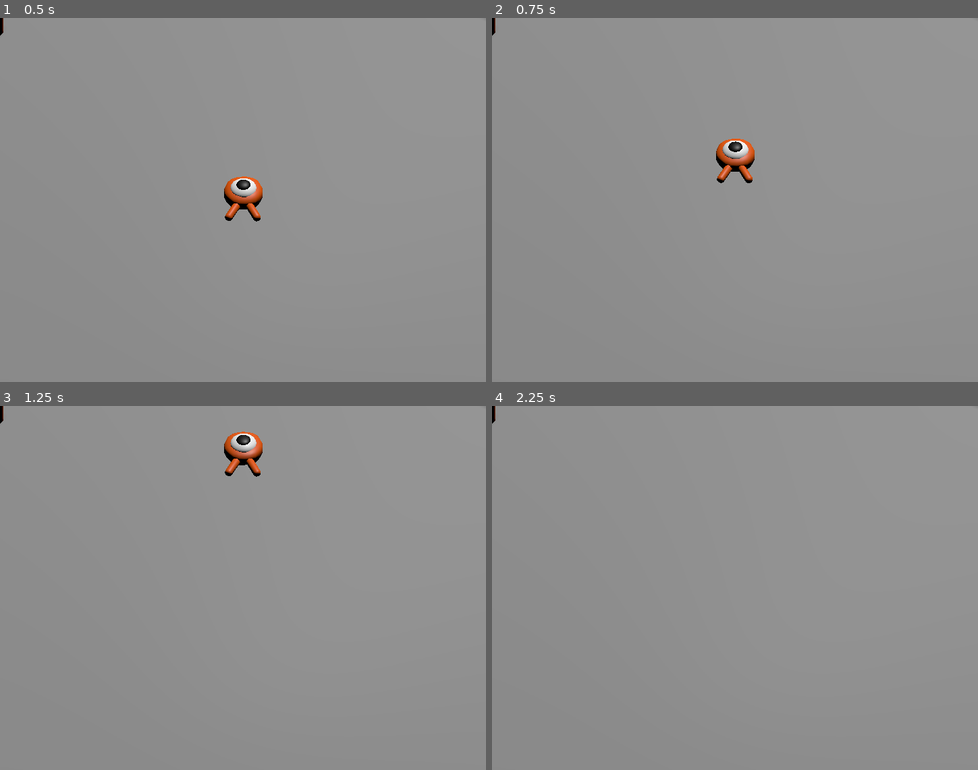
Above: before the commit, frames 1-4 (two rows, left to right).
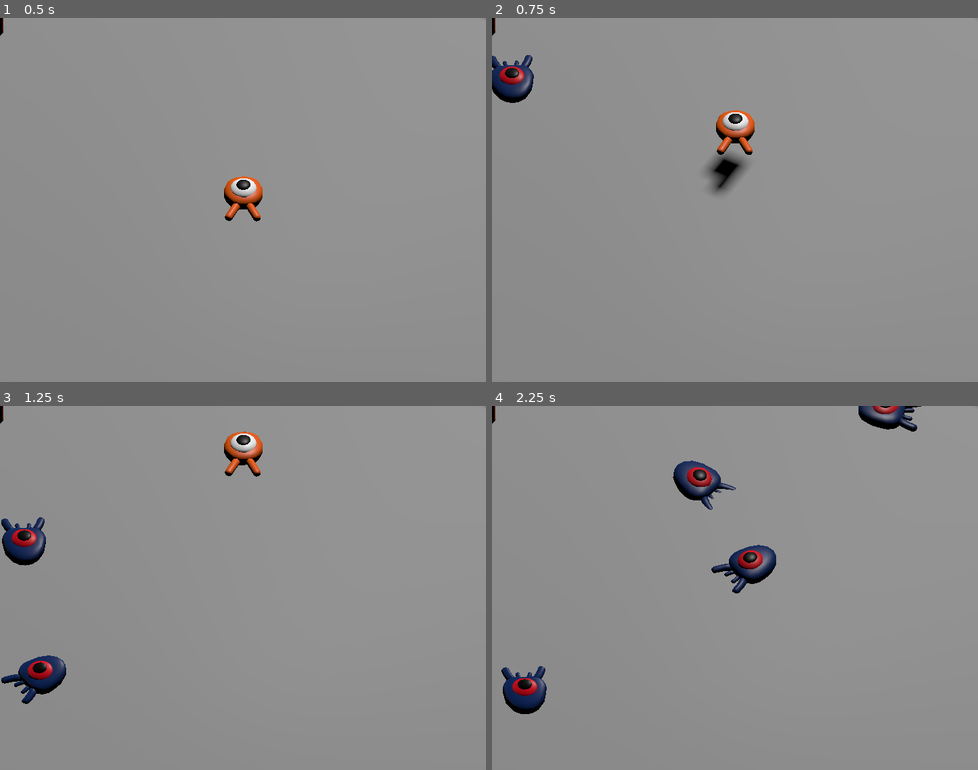
Above: after the commit, the same moments.

Repository: Ultrakevin-12/mi-primer-juego-3d
Game: Godot game, scene res://scenes/main.tscn
The game is run twice, just before and just after one commit, with the same random seed, the same clock (stepped at 60 frames per second) and the same inputs. Before the commit the project has no main scene; this scene is started directly in both runs.
Inputs:
- Up to frame 1 (0.5 s): no input
- Up to frame 2 (0.75 s): tap Enter at 0.5 s; hold W (move_forward) from 0.53 s (still down); tap Space (jump) at 0.6 s
- Up to frame 3 (1.25 s): keep holding W (move_forward); tap Space (jump) at 0.77, 1.07 s
- Up to frame 4 (2.25 s): tap Space (jump) at 1.35, 1.52, 1.82, 2.1 s; release W (move_forward) at 2.03 s; hold A (move_left) from 2.03 s (still down)

Frame 1 is identical in both runs. In frame 2, 2.3% of the frame differs, in the area x 0-55%, y 10-49%; in frame 3, 1.8%; in frame 4, 3.3%, in the area x 1-89%, y 0-85%.

Commit message:
cambios kevineke

Diff:
--- a/project.godot
+++ b/project.godot
@@ -11,6 +11,7 @@
 [application]
 
 config/name="Mi-Primer-Juego-3D"
+run/main_scene="uid://o4ofm0mjclc8"
 config/features=PackedStringArray("4.5", "Forward Plus")
 config/icon="res://icon.svg"
 
@@ -46,3 +47,9 @@
 "events": [Object(InputEventKey,"resource_local_to_scene":false,"resource_name":"","device":-1,"window_id":0,"alt_press …(191 unchanged characters)…
 ]
 }
+
+[layer_names]
+
+3d_physics/layer_1="player"
+3d_physics/layer_2="enemies"
+3d_physics/layer_3="world"
--- a/scenes/main.tscn
+++ b/scenes/main.tscn
@@ -1,6 +1,8 @@
-[gd_scene load_steps=7 format=3 uid="uid://o4ofm0mjclc8"]
+[gd_scene load_steps=9 format=3 uid="uid://o4ofm0mjclc8"]
 
 [ext_resource type="PackedScene" uid="uid://drm5ige44fqqt" path="res://scenes/player.tscn" id="1_o5qli"]
+[ext_resource type="Script" uid="uid://dkov8g2h5hb8t" path="res://scripts/main.gd" id="1_sugp2"]
+[ext_resource type="PackedScene" uid="uid://cv70aroiqe815" path="res://scenes/mob.tscn" id="2_jyhfs"]
 
 [sub_resource type="BoxShape3D" id="BoxShape3D_nb5qc"]
 size = Vector3(60, 2, 60)
@@ -23,6 +25,8 @@
 point_count = 4
 
 [node name="Main" type="Node3D"]
+script = ExtResource("1_sugp2")
+mob_scene = ExtResource("2_jyhfs")
 
 [node name="DirectionalLight3D" type="DirectionalLight3D" parent="."]
 transform = Transform3D(-0.8660254, -0.43301278, 0.25, 0, 0.49999997, 0.86602545, -0.50000006, 0.75, -0.43301266, 0, 14.423137, 0)
@@ -30,6 +34,8 @@
 
 [node name="Ground" type="StaticBody3D" parent="."]
 transform = Transform3D(1, 0, 0, 0, 1, 0, 0, 0, 1, 0, -1, 0)
+collision_layer = 4
+collision_mask = 0
 
 [node name="CollisionShape3D" type="CollisionShape3D" parent="Ground"]
 shape = SubResource("BoxShape3D_nb5qc")
@@ -38,6 +44,7 @@
 mesh = SubResource("BoxMesh_mr7gh")
 
 [node name="Player" parent="." instance=ExtResource("1_o5qli")]
+collision_mask = 6
 
 [node name="CameraPivot" type="Marker3D" parent="."]
 transform = Transform3D(1, 0, 0, 0, 0.70710677, 0.70710677, 0, -0.70710677, 0.70710677, 0, 10, 10)
@@ -67,5 +74,14 @@
 mesh = SubResource("CylinderMesh_o5qli")
 skeleton = NodePath("../MeshInstance3D")
 
-[node name="Path3D" type="Path3D" parent="."]
+[node name="SpawnPath" type="Path3D" parent="."]
 curve = SubResource("Curve3D_o5qli")
+
+[node name="SpawnLocation" type="PathFollow3D" parent="SpawnPath"]
+transform = Transform3D(-0.99999124, 0, 0.004183908, 0, 1, 0, -0.004183908, 0, -0.99999124, -13.031941, 0, -12.469656)
+
+[node name="MobTimer" type="Timer" parent="."]
+wait_time = 0.5
+autostart = true
+
+[connection signal="timeout" from="MobTimer" to="." method="_on_mob_timer_timeout"]
--- a/scenes/mob.tscn
+++ b/scenes/mob.tscn
@@ -1,11 +1,13 @@
 [gd_scene load_steps=4 format=3 uid="uid://cv70aroiqe815"]
 
-[ext_resource type="Script" uid="uid://p0r2qobwc3h" path="res://mob.gd" id="1_bsing"]
+[ext_resource type="Script" uid="uid://p0r2qobwc3h" path="res://scripts/mob.gd" id="1_bsing"]
 [ext_resource type="PackedScene" uid="uid://bwi4bp8qhl5uv" path="res://assets/models/mob.glb" id="2_d4cuo"]
 
 [sub_resource type="BoxShape3D" id="BoxShape3D_71rcx"]
 
-[node name="Mob" type="CharacterBody3D"]
+[node name="Mob" type="CharacterBody3D" groups=["mob"]]
+collision_layer = 2
+collision_mask = 0
 script = ExtResource("1_bsing")
 
 [node name="Pivot" type="Node3D" parent="."]
--- a/scenes/player.tscn
+++ b/scenes/player.tscn
@@ -1,10 +1,12 @@
-[gd_scene load_steps=4 format=3 uid="uid://drm5ige44fqqt"]
+[gd_scene load_steps=5 format=3 uid="uid://drm5ige44fqqt"]
 
 [ext_resource type="Script" uid="uid://bk0tykmc3c86o" path="res://scripts/player.gd" id="1_g2els"]
 [ext_resource type="PackedScene" uid="uid://du44k5sdsqk4n" path="res://assets/models/player.glb" id="2_qhqgy"]
 
 [sub_resource type="SphereShape3D" id="SphereShape3D_dqkch"]
 radius = 0.8
+
+[sub_resource type="CylinderShape3D" id="CylinderShape3D_g2els"]
 
 [node name="Player" type="CharacterBody3D"]
 script = ExtResource("1_g2els")
@@ -17,3 +19,14 @@
 [node name="CollisionShape3D" type="CollisionShape3D" parent="."]
 transform = Transform3D(1, 0, 0, 0, 1, 0, 0, 0, 1, 0, 0.8, 0)
 shape = SubResource("SphereShape3D_dqkch")
+
+[node name="MobDetector" type="Area3D" parent="."]
+collision_layer = 0
+collision_mask = 2
+monitorable = false
+
+[node name="CollisionShape3D" type="CollisionShape3D" parent="MobDetector"]
+transform = Transform3D(1, 0, 0, 0, 1, 0, 0, 0, 1, 0, 0.16777706, 0)
+shape = SubResource("CylinderShape3D_g2els")
+
+[connection signal="body_entered" from="MobDetector" to="." method="_on_mob_detector_body_entered"]
--- /dev/null
+++ b/scripts/main.gd
@@ -0,0 +1,23 @@
+extends Node
+
+@export var mob_scene: PackedScene
+
+
+func _on_mob_timer_timeout():
+	# Create a new instance of the Mob scene.
+	var mob = mob_scene.instantiate()
+
+	# Choose a random location on the SpawnPath.
+	# We store the reference to the SpawnLocation node.
+	var mob_spawn_location = get_node("SpawnPath/SpawnLocation")
+	# And give it a random offset.
+	mob_spawn_location.progress_ratio = randf()
+
+	var player_position = $Player.position
+	mob.initialize(mob_spawn_location.position, player_position)
+
+	# Spawn the mob by adding it to the Main scene.
+	add_child(mob)
+
+func _on_player_hit():
+	$MobTimer.stop()
--- a/mob.gd
+++ b/scripts/mob.gd
@@ -4,6 +4,7 @@
 @export var min_speed = 10
 # Maximum speed of the mob in meters per second.
 @export var max_speed = 18
+signal squashed
 
 func _physics_process(_delta):
 	move_and_slide()
@@ -27,3 +28,6 @@
 
 func _on_visible_on_screen_notifier_3d_screen_exited():
 	queue_free()
+func squash():
+	squashed.emit()
+	queue_free()
--- a/scripts/player.gd
+++ b/scripts/player.gd
@@ -1,31 +1,83 @@
 extends CharacterBody3D
 
+signal hit
+
+# How fast the player moves in meters per second
 @export var speed = 14
+# The downward acceleration while in the air, in meters per second squared.
 @export var fall_acceleration = 75
+# Vertical impulse applied to the character upon jumping in meters per second.
+@export var jump_impulse = 20
+# Vertical impulse applied to the character upon bouncing over a mob
+# in meters per second.
+@export var bounce_impulse = 16
 
 var target_velocity = Vector3.ZERO
 
+
 func _physics_process(delta):
+	# We create a local variable to store the input direction
 	var direction = Vector3.ZERO
 
+	# We check for each move input and update the direction accordingly
 	if Input.is_action_pressed("move_right"):
-		direction.x += 1
+		direction.x = direction.x + 1
 	if Input.is_action_pressed("move_left"):
-		direction.x -= 1
+		direction.x = direction.x - 1
 	if Input.is_action_pressed("move_back"):
-		direction.z += 1
+		# Notice how we are working with the vector's x and z axes.
+		# In 3D, the XZ plane is the ground plane.
+		direction.z = direction.z + 1
 	if Input.is_action_pressed("move_forward"):
-		direction.z -= 1
+		direction.z = direction.z - 1
 
+	# Prevent diagonal moving fast af
 	if direction != Vector3.ZERO:
 		direction = direction.normalized()
+		# Setting the basis property will affect the rotation of the node.
 		$Pivot.basis = Basis.looking_at(direction)
 
+	# Ground Velocity
 	target_velocity.x = direction.x * speed
 	target_velocity.z = direction.z * speed
 
+	# Vertical Velocity
 	if not is_on_floor(): # If in the air, fall towards the floor. Literally gravity
 		target_velocity.y = target_velocity.y - (fall_acceleration * delta)
 
+	# Jumping.
+	if is_on_floor() and Input.is_action_just_pressed("jump"):
+		target_velocity.y = jump_impulse
+
+	# Iterate through all collisions that occurred this frame
+	# in C this would be for(int i = 0; i < collisions.Count; i++)
+	for index in range(get_slide_collision_count()):
+		# We get one of the collisions with the player
+		var collision = get_slide_collision(index)
+
+		# If the collision is with ground
+		if collision.get_collider() == null:
+			continue
+
+		# If the collider is with a mob
+		if collision.get_collider().is_in_group("mob"):
+			var mob = collision.get_collider()
+			# we check that we are hitting it from above.
+			if Vector3.UP.dot(collision.get_normal()) > 0.1:
+				# If so, we squash it and bounce.
+				mob.squash()
+				target_velocity.y = bounce_impulse
+				# Prevent further duplicate calls.
+				break
+
+	# Moving the Character
 	velocity = target_velocity
 	move_and_slide()
+
+# And this function at the bottom.
+func die():
+	hit.emit()
+	queue_free()
+
+func _on_mob_detector_body_entered(body):
+	die()
Not shown, added: scripts/main.gd.uid
Renamed: mob.gd.uid -> scripts/mob.gd.uid
